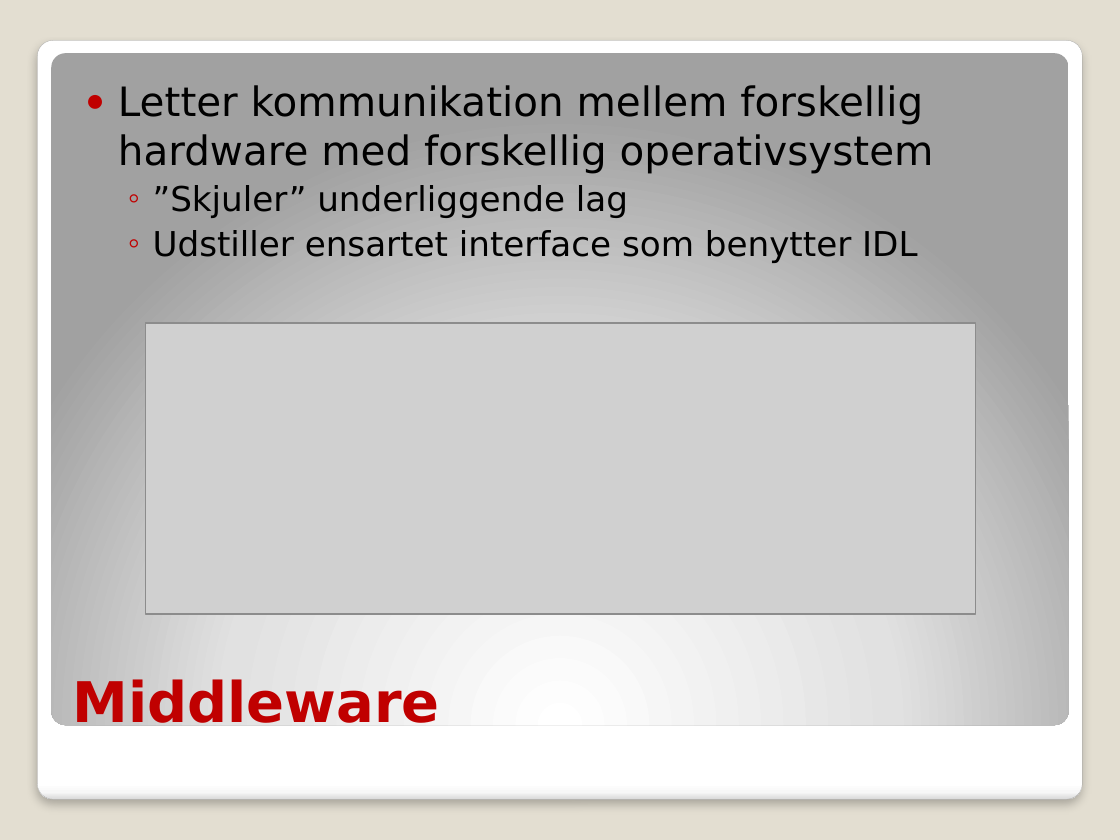
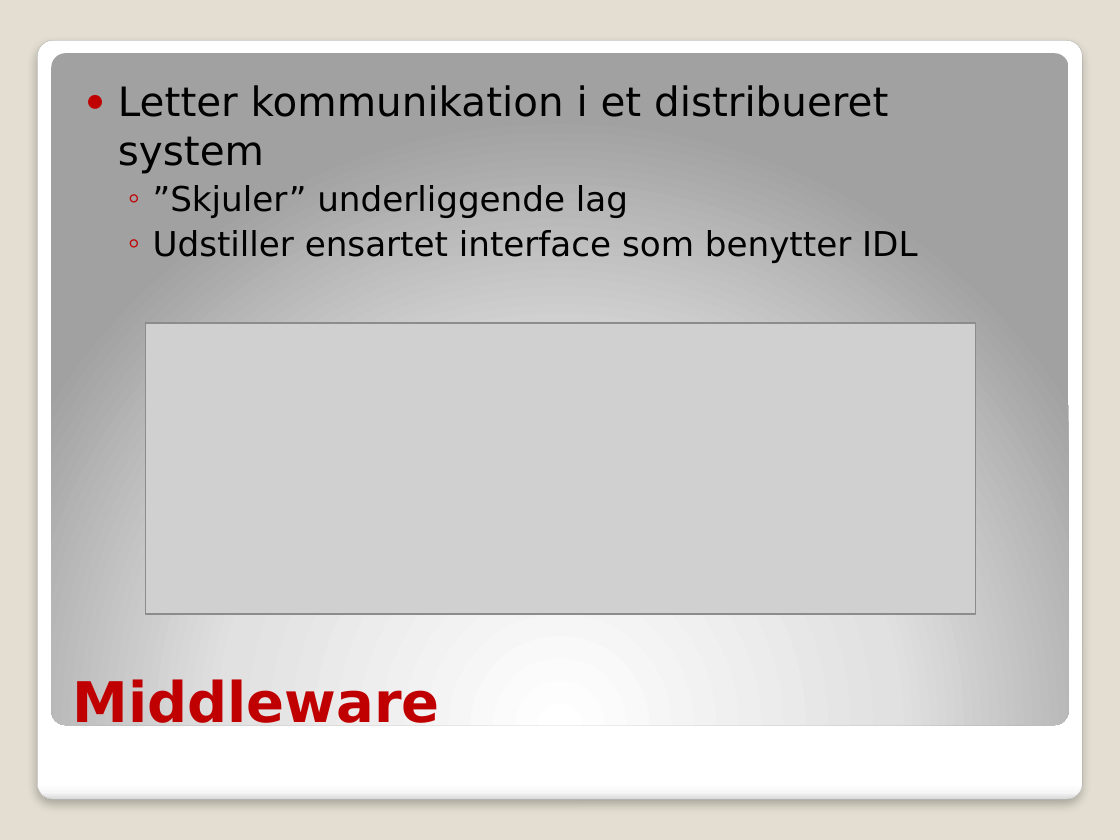
Before and after one commit to ITONK/KNOTI, a slide deck: slide 4 of Afleveringer/Eksamen/Data Distributed System.pptx. Drawn at 1120x840 pixels with LibreOffice and Linux fonts; fonts in the diff are those of the drawing; grey boxes stand for pictures. Boxes give left, top, right and bottom in pixels: in the first picture for what was removed or moved away, otherwise in the second. Text is boxed around its words. In the diff, an @@ line names an element or a change of style, - is before the commit and + after.

Commit message:
Rettet lidt på slides (mine egne :p)

```diff
--- a/Afleveringer/Eksamen/Data Distributed System.pptx
+++ b/Afleveringer/Eksamen/Data Distributed System.pptx
@@ text at [118,85,888,174]: text changed @@
-● Letter kommunikation mellem forskellig hardware med forskellig operativsystem
+● Letter kommunikation i et distribueret system
```
